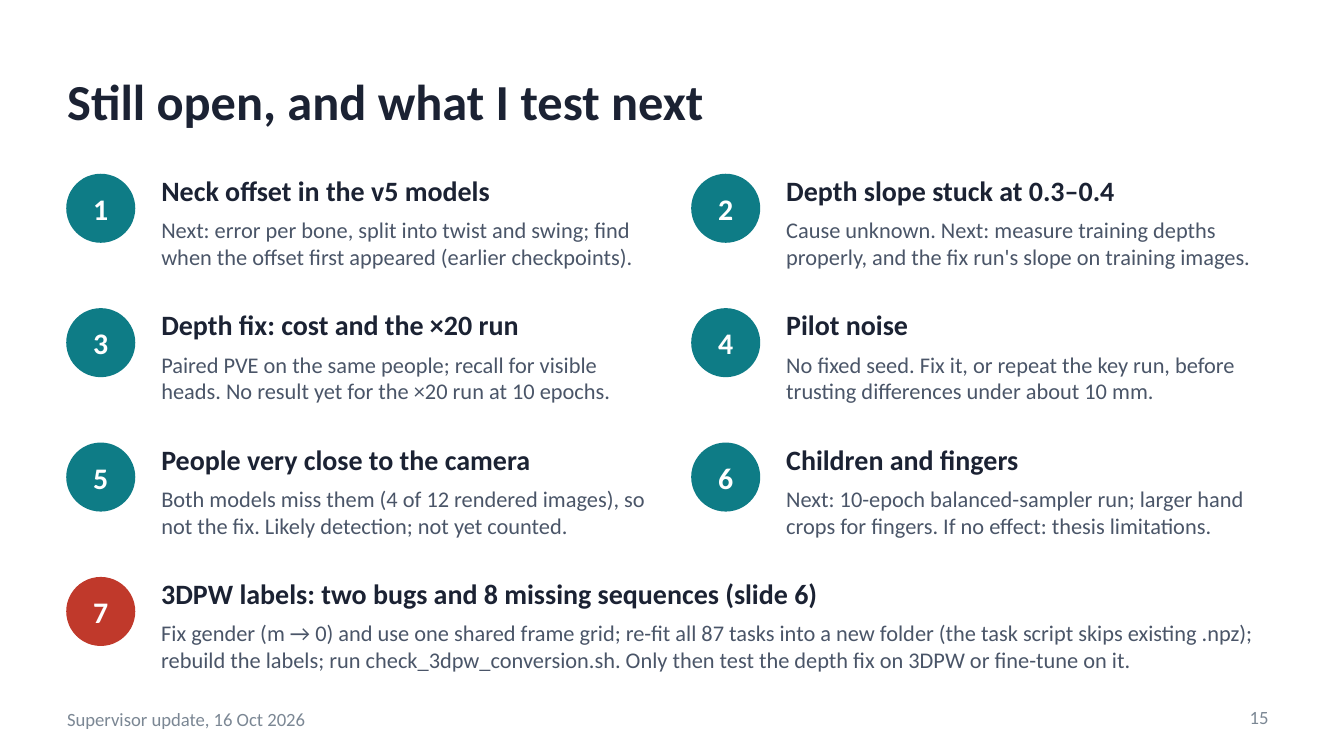
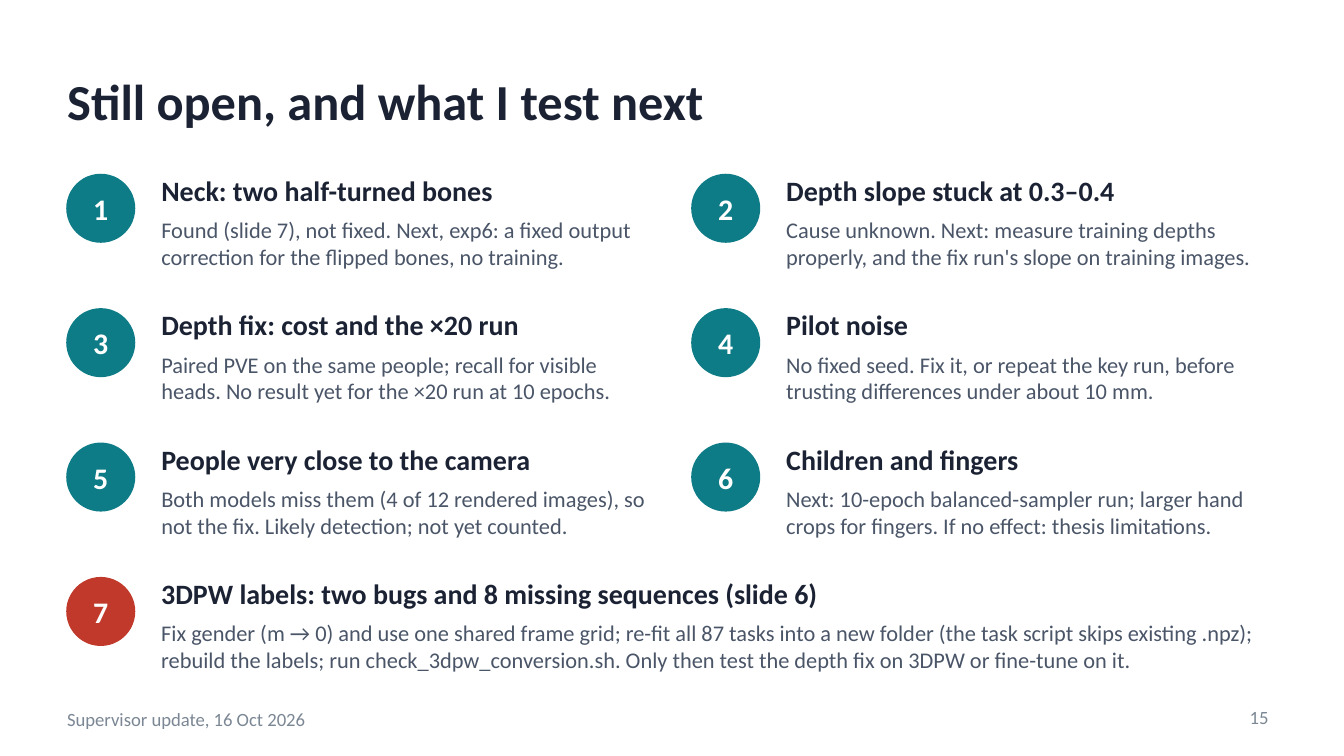
Before and after one commit to saadnajib/Multi-Person-Whole-Body-Human-Mesh-Recovery-in-a-Single-Shot-with-Annyone-dataset-and-3dpw-dataset, a slide deck: slide 15 of docs/supervisor_update_2026-10-16.pptx. Drawn at 1344x756 pixels with LibreOffice and Linux fonts; fonts in the diff are those of the drawing. Boxes give left, top, right and bottom in pixels: in the first picture for what was removed or moved away, otherwise in the second. Text is boxed around its words. In the diff, an @@ line names an element or a change of style, - is before the commit and + after.

```diff
--- a/docs/supervisor_update_2026-10-16.pptx
+++ b/docs/supervisor_update_2026-10-16.pptx
@@ text at bbox=[161, 181, 492, 202]: text changed @@
-Neck offset in the v5 models
+Neck: two half-turned bones
@@ text at bbox=[161, 222, 631, 269]: text changed @@
-Next: error per bone, split into twist and swing; find when the offset first appeared (earlier checkpoints).
+Found (slide 7), not fixed. Next, exp6: a fixed output correction for the flipped bones, no training.
```
Also in this commit, not shown: 3 other slides changed, 1 slide added, 1 slide removed, 11 other files.
